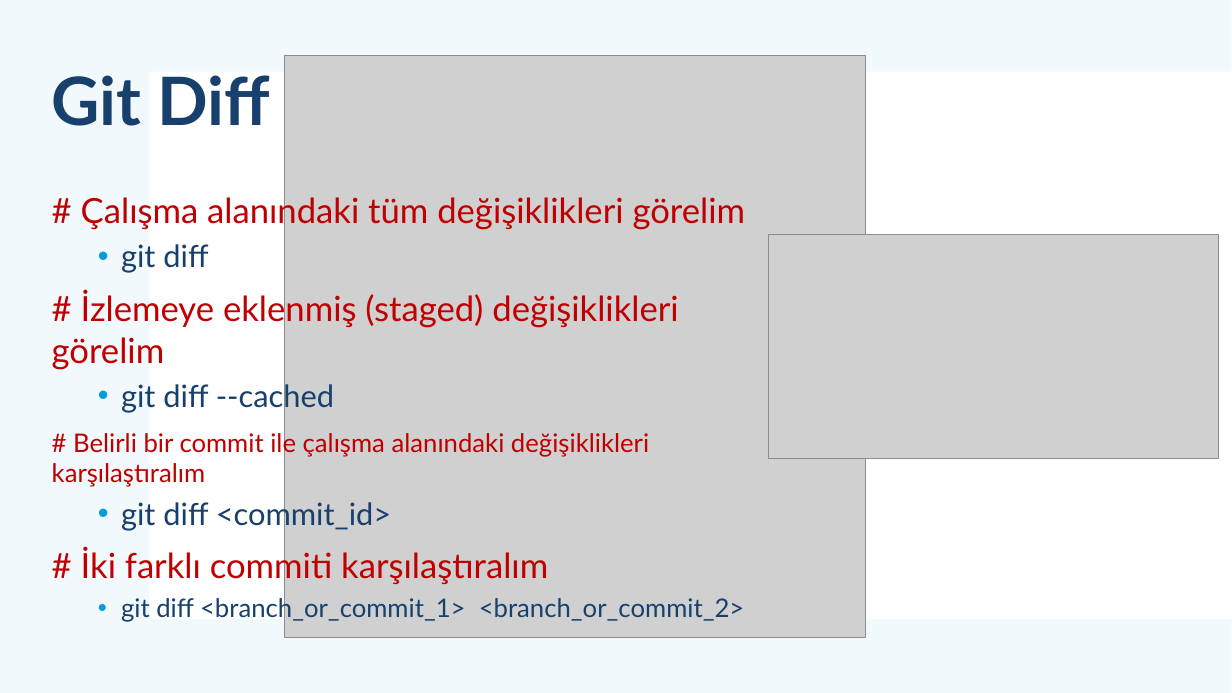
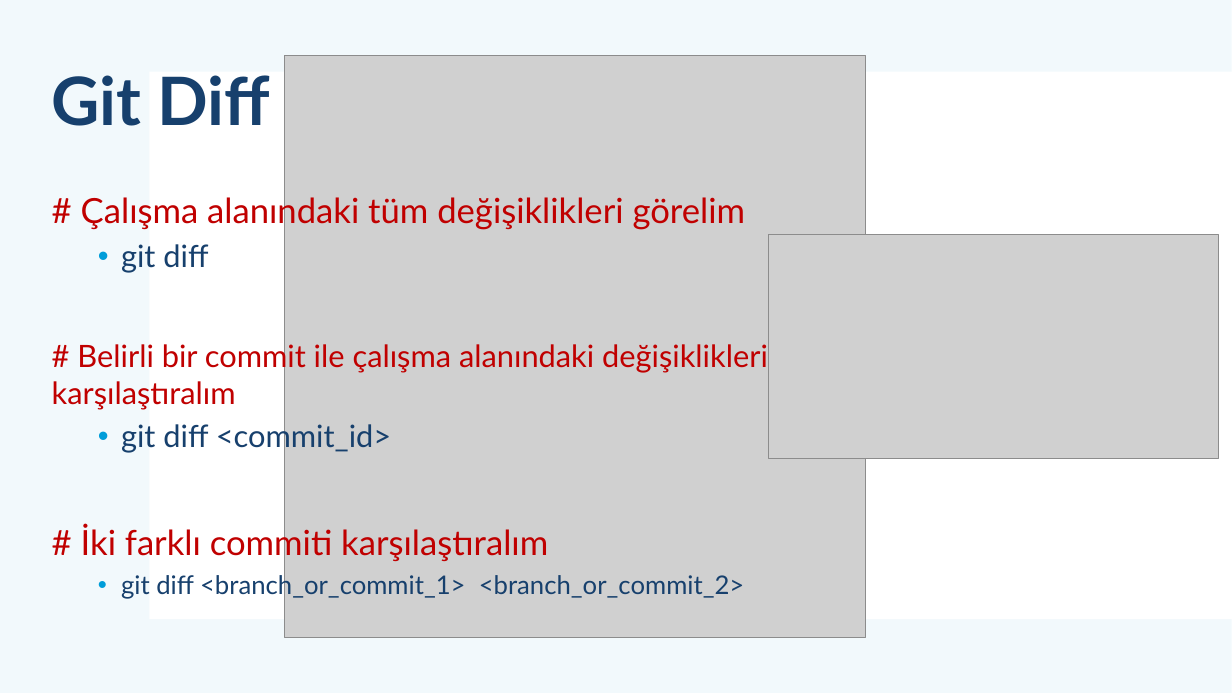
Before and after one commit to mehmetsungur/GitGithub, a slide deck: slide 10 of GitGithub.pptx (slide 9 before the commit). Drawn at 1232x693 pixels with LibreOffice and Linux fonts; fonts in the diff are those of the drawing; grey boxes stand for pictures. Boxes give left, top, right and bottom in pixels: in the first picture for what was removed or moved away, otherwise in the second. Text is boxed around its words. In the diff, an @@ line names an element or a change of style, - is before the commit and + after.

```diff
--- a/GitGithub.pptx
+++ b/GitGithub.pptx
@@ text at [52,291,678,413]: paragraphs removed @@
-# İzlemeye eklenmiş (staged) değişiklikleri görelim
-  • git diff --cached
@@ text at [52,340,768,410]: size 20 to 24 pt in "# Belirli bir commit ile çalışma alanındaki ..." @@
```
Also in this commit, not shown: 5 other slides changed, 4 slides added, 3 slides removed, 11 other files.
